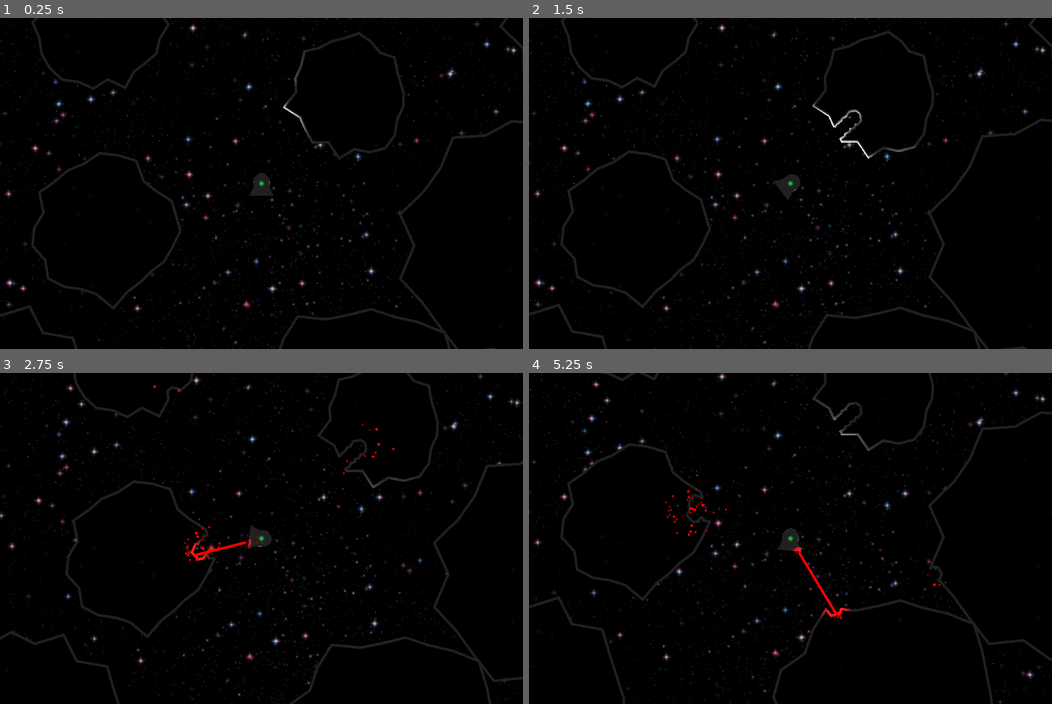
Above: before the commit, frames 1-4 (two rows, left to right).
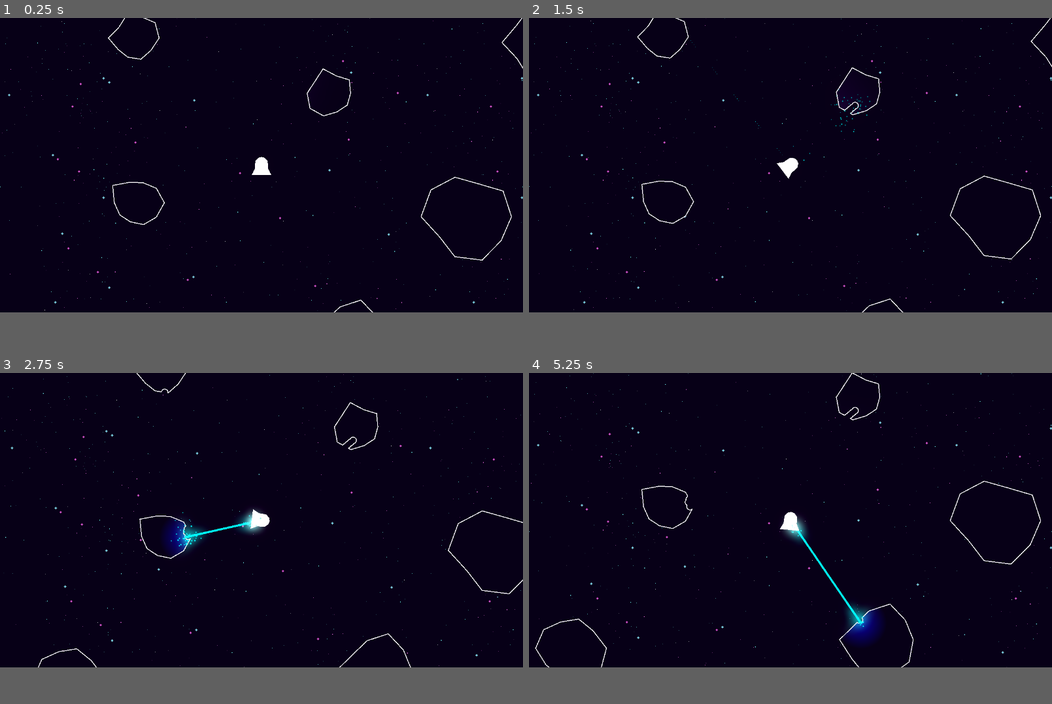
Above: after the commit, the same moments.

Repository: MarcosPRus/SpaceMiningTycoon
Game: Godot game, scene res://MiningTest1.tscn
The game is run twice, just before and just after one commit, with the same random seed, the same clock (stepped at 60 frames per second) and the same inputs.
Inputs (mouse positions are in pixels of both pictures, inside the frame that each line leads up to):
- Up to frame 1 (0.25 s): no input
- Up to frame 2 (1.5 s): tap Enter (Enter) at 0.5, 1.35 s; move the mouse to (879, 94) at 0.52 s; press the mouse at (879, 94) at 0.53 s; hold E (turn_right) 0.53-1.28 s; move the mouse to (628, 24) at 1.27 s; release the mouse at (628, 24) at 1.28 s; hold S (move_backwards) from 1.28 s (still down)
- Up to frame 3 (2.75 s): click (99, 379) at 1.55 s; move the mouse to (120, 574) at 2.02 s; release S (move_backwards) at 2.03 s; press the mouse at (120, 574) at 2.03 s; hold E (turn_right) from 2.03 s (still down)
- Up to frame 4 (5.25 s): move the mouse to (764, 604) at 2.77 s; release E (turn_right) at 2.78 s; release the mouse at (764, 604) at 2.78 s; hold W (move_forward) 2.78-3.53 s; click (764, 604) at 2.85 s; move the mouse to (947, 588) at 3.52 s; hold Enter (Enter) 3.53-4.28 s; hold Q (turn_left) 3.53-5.03 s; click (947, 588) at 3.8 s; move the mouse to (633, 488) at 4.27 s; click (633, 488) at 4.35 s; move the mouse to (889, 700) at 5.02 s; press the mouse at (889, 700) at 5.03 s; hold S (move_backwards) from 5.03 s (still down)
In our replay, the window is 800x506 before the commit and 800x450 after it. These sizes can differ from the game's own. Grey fills any space a smaller window leaves; there, only what the larger window draws over its background counts as a difference.

The runs differ from the first frame. In frame 1, 5.0% of the frame differs, in the area x 0-100%, y 0-100%; in frame 2, 5.6%; in frame 3, 6.3%; in frame 4, 6.4%.

Commit message:
Upgraded visuals

Diff:
--- /dev/null
+++ b/Assets/My own assets/LaserParticlesTexture.tres
@@ -0,0 +1,10 @@
+[gd_resource type="GradientTexture2D" load_steps=2 format=3 uid="uid://f1b7j483kih6"]
+
+[sub_resource type="Gradient" id="Gradient_tqnwp"]
+colors = PackedColorArray(1, 1, 1, 1, 0, 0, 0, 0)
+
+[resource]
+gradient = SubResource("Gradient_tqnwp")
+fill = 1
+fill_from = Vector2(0.5, 0.5)
+fill_to = Vector2(0.5, 0)
--- a/Entities/Asteroids/asteroid.tscn
+++ b/Entities/Asteroids/asteroid.tscn
@@ -17,12 +17,15 @@
 [node name="CollisionPolygon2D" type="CollisionPolygon2D" parent="."]
 
 [node name="Polygon2D" type="Polygon2D" parent="."]
-color = Color(0, 0, 0, 1)
+texture_repeat = 2
+color = Color(0.0509804, 0, 0.101961, 1)
+polygon = PackedVector2Array(136, 64, -80, 120, -120, -112, 96, -64)
 
 [node name="Line2D" type="Line2D" parent="Polygon2D"]
-width = 5.0
+width = 2.0
 
 [node name="LightOccluder2D" type="LightOccluder2D" parent="."]
+visible = false
 occluder = SubResource("OccluderPolygon2D_nqjo3")
 
 [connection signal="mouse_entered" from="." to="." method="_on_mouse_entered"]
--- a/Entities/Background/background.tscn
+++ b/Entities/Background/background.tscn
@@ -1,47 +1,34 @@
 [gd_scene load_steps=4 format=3 uid="uid://cjqof4gp621o1"]
 
-[ext_resource type="Texture2D" uid="uid://dt71yar246n8j" path="res://Assets/Space Backgrounds/Large 1024x1024/Starfields/Starfield_08-1024x1024.png" id="1_oh3p7"]
-[ext_resource type="Texture2D" uid="uid://ba4wctamka6do" path="res://Assets/Space Backgrounds/Large 1024x1024/Starfields/Starfield_01-1024x1024.png" id="2_p4x8o"]
-[ext_resource type="Texture2D" uid="uid://8pgrs4yvy11s" path="res://Assets/Space Backgrounds/Large 1024x1024/Starfields/Starfield_02-1024x1024.png" id="3_aesqg"]
+[ext_resource type="Texture2D" uid="uid://bj7jkfdnjeqr0" path="res://Assets/My own assets/Space Background.png" id="1_rcr4s"]
+[ext_resource type="Texture2D" uid="uid://t6kmfc8sm2tx" path="res://Assets/My own assets/Middle Stars.png" id="2_qmimq"]
+[ext_resource type="Texture2D" uid="uid://dv4cdbukldr1e" path="res://Assets/My own assets/Close Stars.png" id="3_i72di"]
 
 [node name="Background" type="Node2D"]
 
 [node name="FarStars" type="Parallax2D" parent="."]
 scroll_scale = Vector2(0.1, 0.1)
-repeat_size = Vector2(1024, 1024)
+repeat_size = Vector2(1024, 720)
 
 [node name="Sprite2D" type="Sprite2D" parent="FarStars"]
-modulate = Color(20, 20, 20, 1)
 light_mask = 0
-texture = ExtResource("1_oh3p7")
+texture = ExtResource("1_rcr4s")
 centered = false
 
 [node name="MediumStars" type="Parallax2D" parent="."]
 scroll_scale = Vector2(0.2, 0.2)
-repeat_size = Vector2(1024, 1024)
+repeat_size = Vector2(1280, 720)
 
 [node name="Sprite2D" type="Sprite2D" parent="MediumStars"]
-modulate = Color(20, 20, 20, 0.5)
 light_mask = 0
-texture = ExtResource("2_p4x8o")
+texture = ExtResource("2_qmimq")
 centered = false
 
 [node name="CloseStars" type="Parallax2D" parent="."]
 scroll_scale = Vector2(0.3, 0.3)
-repeat_size = Vector2(1024, 1024)
+repeat_size = Vector2(1280, 720)
 
 [node name="Sprite2D" type="Sprite2D" parent="CloseStars"]
-modulate = Color(20, 20, 20, 0.5)
 light_mask = 0
-texture = ExtResource("3_aesqg")
+texture = ExtResource("3_i72di")
 centered = false
-
-[node name="Dust" type="Parallax2D" parent="."]
-visible = false
-scroll_scale = Vector2(1.2, 1.2)
-repeat_size = Vector2(1024, 1024)
-
-[node name="Sprite2D" type="Sprite2D" parent="Dust"]
-modulate = Color(8, 8, 8, 0.49)
-texture = ExtResource("3_aesqg")
-centered = false
--- a/Entities/Laser/laser.gd
+++ b/Entities/Laser/laser.gd
@@ -1,4 +1,5 @@
 extends Line2D
+
 
 func set_objective_point() -> void:
 	var local_mining_point = to_local(Global.mining_point)
@@ -14,12 +15,20 @@
 	$MiningParticles.position = local_mining_point
 
 func stop_laser() -> void:
+	var tween = get_tree().create_tween()
+	tween.tween_property(self, "width", 0, 0.1)
 	$Emitterparticles.emitting = false
 	$MiningParticles.emitting = false
-	self.hide()
+	$MiningLight.enabled = false
+	$EmitterLight.enabled = false
+	#self.hide()
 
 
 func start_laser() -> void:
+	var tween = get_tree().create_tween()
+	tween.tween_property(self, "width", 5, 0.1)
 	$Emitterparticles.emitting = true
 	$MiningParticles.emitting = true
-	self.show()
+	$MiningLight.enabled = true
+	$EmitterLight.enabled = true
+	#self.show()
--- /dev/null
+++ b/Entities/Laser/laser.gdshader
@@ -0,0 +1,33 @@
+shader_type canvas_item;
+
+uniform float outline_width = 2.0;
+uniform vec4 outline_color: hint_color;
+uniform sampler2D noise : hint_black;
+
+void fragment() {
+    vec4 col = texture(TEXTURE, UV);
+    vec2 ps = TEXTURE_PIXEL_SIZE;
+    float a;
+    float maxa = col.a;
+    float mina = col.a;
+
+    float ow = outline_width + texture(noise, UV + vec2(0.0, -TIME)).r * 20.0;
+
+    a = texture(TEXTURE, UV + vec2(0.0, -ow) * ps).a;
+    maxa = max(a, maxa);
+    mina = min(a, mina);
+
+    a = texture(TEXTURE, UV + vec2(0.0, ow) * ps).a;
+    maxa = max(a, maxa);
+    mina = min(a, mina);
+
+    a = texture(TEXTURE, UV + vec2(-ow, 0.0) * ps).a;
+    maxa = max(a, maxa);
+    mina = min(a, mina);
+
+    a = texture(TEXTURE, UV + vec2(ow, 0.0) * ps).a;
+    maxa = max(a, maxa);
+    mina = min(a, mina);
+
+    COLOR = mix(col, outline_color, maxa - mina);
+}
--- a/Entities/Laser/laser.tscn
+++ b/Entities/Laser/laser.tscn
@@ -1,7 +1,12 @@
-[gd_scene load_steps=5 format=3 uid="uid://dj1eyc2ce4se1"]
+[gd_scene load_steps=8 format=3 uid="uid://dj1eyc2ce4se1"]
 
+[ext_resource type="Shader" path="res://Entities/Laser/laser.gdshader" id="1_0vw13"]
 [ext_resource type="Script" path="res://Entities/Laser/laser.gd" id="1_5wrcg"]
 [ext_resource type="Texture2D" uid="uid://cqnwngtbyq7ir" path="res://Entities/Player/2d_lights_and_shadows_neutral_point_light.webp" id="1_7akcb"]
+[ext_resource type="Texture2D" uid="uid://f1b7j483kih6" path="res://Assets/My own assets/LaserParticlesTexture.tres" id="2_24gou"]
+
+[sub_resource type="ShaderMaterial" id="ShaderMaterial_2al0v"]
+shader = ExtResource("1_0vw13")
 
 [sub_resource type="ParticleProcessMaterial" id="ParticleProcessMaterial_ibytw"]
 particle_flag_disable_z = true
@@ -10,8 +15,9 @@
 spread = 180.0
 initial_velocity_min = 25.0
 initial_velocity_max = 75.0
-scale_max = 5.0
-color = Color(1, 0, 0, 1)
+scale_min = 0.05
+scale_max = 0.1
+color = Color(0.423529, 0.929412, 0.929412, 1)
 
 [sub_resource type="ParticleProcessMaterial" id="ParticleProcessMaterial_ty8x6"]
 particle_flag_disable_z = true
@@ -20,37 +26,41 @@
 spread = 180.0
 initial_velocity_min = 50.0
 initial_velocity_max = 125.0
-scale_max = 2.0
-color = Color(1, 0, 0, 1)
+scale_min = 0.05
+scale_max = 0.1
+color = Color(0.423529, 0.929412, 0.929412, 1)
 
 [node name="Laser" type="Line2D"]
-modulate = Color(29.73, 0, 0, 1)
+modulate = Color(0, 1, 1, 1)
+material = SubResource("ShaderMaterial_2al0v")
 points = PackedVector2Array(32, 0, 300, 0)
 width = 5.0
-default_color = Color(1, 0, 0, 1)
+default_color = Color(0.423529, 0.929412, 0.929412, 1)
 script = ExtResource("1_5wrcg")
 
 [node name="MiningParticles" type="GPUParticles2D" parent="."]
 position = Vector2(300, 0)
 amount = 64
 process_material = SubResource("ParticleProcessMaterial_ibytw")
+texture = ExtResource("2_24gou")
 
 [node name="Emitterparticles" type="GPUParticles2D" parent="."]
 position = Vector2(32, 0)
 amount = 16
 process_material = SubResource("ParticleProcessMaterial_ty8x6")
+texture = ExtResource("2_24gou")
 lifetime = 0.25
 
 [node name="MiningLight" type="PointLight2D" parent="."]
 position = Vector2(300, 0)
-color = Color(1, 0, 0, 1)
-energy = 2.0
+color = Color(0, 1, 1, 1)
+energy = 5.0
 texture = ExtResource("1_7akcb")
-texture_scale = 0.25
+texture_scale = 0.5
 
 [node name="EmitterLight" type="PointLight2D" parent="."]
 position = Vector2(32, 0)
-color = Color(1, 0, 0, 1)
-energy = 2.5
+color = Color(0.423529, 0.929412, 0.929412, 1)
+energy = 5.0
 texture = ExtResource("1_7akcb")
-texture_scale = 0.1
+texture_scale = 0.25
--- a/Entities/Mining Poly/mining_poly.gd
+++ b/Entities/Mining Poly/mining_poly.gd
@@ -1,14 +1,24 @@
 extends Polygon2D
+
+
+var aux_polygon : PackedVector2Array
 
 
 # Called when the node enters the scene tree for the first time.
 func _ready() -> void:
+	aux_polygon.resize(36)
+
+	var polygon_size := aux_polygon.size()
+	print(polygon_size)
+	var ang := 0
+
+	for i in range(polygon_size):
+		var x := cos(deg_to_rad(ang))
+		var y := sin(deg_to_rad(ang))
+
+		aux_polygon[i] = Global.mining_poly_radius * Vector2(x, y)
+		ang += 360/polygon_size
+		print(i)
+
+	polygon = aux_polygon
 	Global.mining_poly = self
-
-	var polygon_size := self.polygon.size()
-	var ang := 180
-
-	for i in polygon_size:
-		#polygon[i] = Global.mining_poly_radius * Vector2(cos(deg_to_rad(ang)), 0.5+sin(deg_to_rad(ang)))
-		polygon[i] = Global.mining_poly_radius * polygon[i]
-		ang += 180/(polygon_size-1)
--- a/Entities/Mining Poly/mining_poly.tscn
+++ b/Entities/Mining Poly/mining_poly.tscn
@@ -3,5 +3,5 @@
 [ext_resource type="Script" path="res://Entities/Mining Poly/mining_poly.gd" id="1_7kwxp"]
 
 [node name="MiningPoly" type="Polygon2D"]
-polygon = PackedVector2Array(-1, -3, 1, -3, 3, -1, 3, 1, 0, 3, -3, 1, -3, -1)
+polygon = PackedVector2Array(-2, -2, 2, -2, 2, 2, -2, 2)
 script = ExtResource("1_7kwxp")
--- a/Entities/Player/player.tscn
+++ b/Entities/Player/player.tscn
@@ -58,7 +58,6 @@
 offset = Vector2(0, -128)
 
 [node name="Laser" parent="." instance=ExtResource("3_300b8")]
-visible = false
 
 [node name="PointLight2D3" type="PointLight2D" parent="."]
 color = Color(0, 0.885367, 0.196281, 1)
--- a/Global.gd
+++ b/Global.gd
@@ -3,17 +3,17 @@
 var mining_point := Vector2.ZERO
 
 var mining_poly : Polygon2D
-var mining_poly_radius := 5.0 # Default value: 1 or 2
+var mining_poly_radius := 8.0 # Default value: 8
 var laser_power := 20 # Default value: 10
 
 var player : RigidBody2D
 
 var offset_mining_poly : PackedVector2Array
 
-var asteroids_resolution : int = 25 #Number of vertex in the asteroid polygons
+var asteroids_resolution : int = 10 #Number of vertex in the asteroid polygons
 var asteroids_min_size : int = 20
-var asteroids_max_size : int = 250
-var asteroid_spikiness : float = 0.125 #Ratio of difference between mountains and valleys
+var asteroids_max_size : int = 100
+var asteroid_spikiness : float = 0.2 #Ratio of difference between mountains and valleys
 
 func _process(delta: float) -> void:
 	pass
--- a/MiningTest1.tscn
+++ b/MiningTest1.tscn
@@ -6,14 +6,16 @@
 [ext_resource type="PackedScene" uid="uid://draiodnsaq18t" path="res://Entities/Asteroids/asteroid.tscn" id="4_j7je8"]
 [ext_resource type="PackedScene" uid="uid://cjqof4gp621o1" path="res://Entities/Background/background.tscn" id="5_1vwhq"]
 
+[sub_resource type="Environment" id="Environment_ngx2r"]
+background_mode = 3
+glow_enabled = true
+
 [node name="MiningTest1" type="Node2D"]
 script = ExtResource("1_425uj")
 
 [node name="CanvasModulate" type="CanvasModulate" parent="."]
-color = Color(0.136308, 0.136308, 0.136308, 0.93)
-
-[node name="MiningPoly" parent="." instance=ExtResource("2_jc8s5")]
 visible = false
+color = Color(0.0509804, 0, 0.101961, 1)
 
 [node name="Player" parent="." instance=ExtResource("3_17y04")]
 position = Vector2(9, -73)
@@ -47,3 +49,9 @@
 position = Vector2(224, 344)
 
 [node name="Background" parent="." instance=ExtResource("5_1vwhq")]
+
+[node name="MiningPoly" parent="." instance=ExtResource("2_jc8s5")]
+visible = false
+
+[node name="WorldEnvironment" type="WorldEnvironment" parent="."]
+environment = SubResource("Environment_ngx2r")
--- a/project.godot
+++ b/project.godot
@@ -25,7 +25,8 @@
 
 [display]
 
-window/size/viewport_width=1024
+window/size/viewport_width=1280
+window/size/viewport_height=720
 window/size/mode=2
 window/stretch/mode="viewport"
 
@@ -66,7 +67,8 @@
 
 [rendering]
 
+textures/canvas_textures/default_texture_filter=0
 renderer/rendering_method="gl_compatibility"
 renderer/rendering_method.mobile="gl_compatibility"
-environment/defaults/default_clear_color=Color(0, 0, 0, 1)
+environment/defaults/default_clear_color=Color(0.0509804, 0, 0.101961, 1)
 viewport/hdr_2d=true
Binary file added: Assets/My own assets/Close Stars.png
Not shown, added: Assets/My own assets/Close Stars.png.import
Binary file added: Assets/My own assets/Middle Stars.png
Not shown, added: Assets/My own assets/Middle Stars.png.import
Binary file added: Assets/My own assets/Space Background.png
Not shown, added: Assets/My own assets/Space Background.png.import
Not shown, added: Assets/berry-nebula-palette.png.import
Not shown: 1 places in MiningTest1.tscn that only renumber resources
